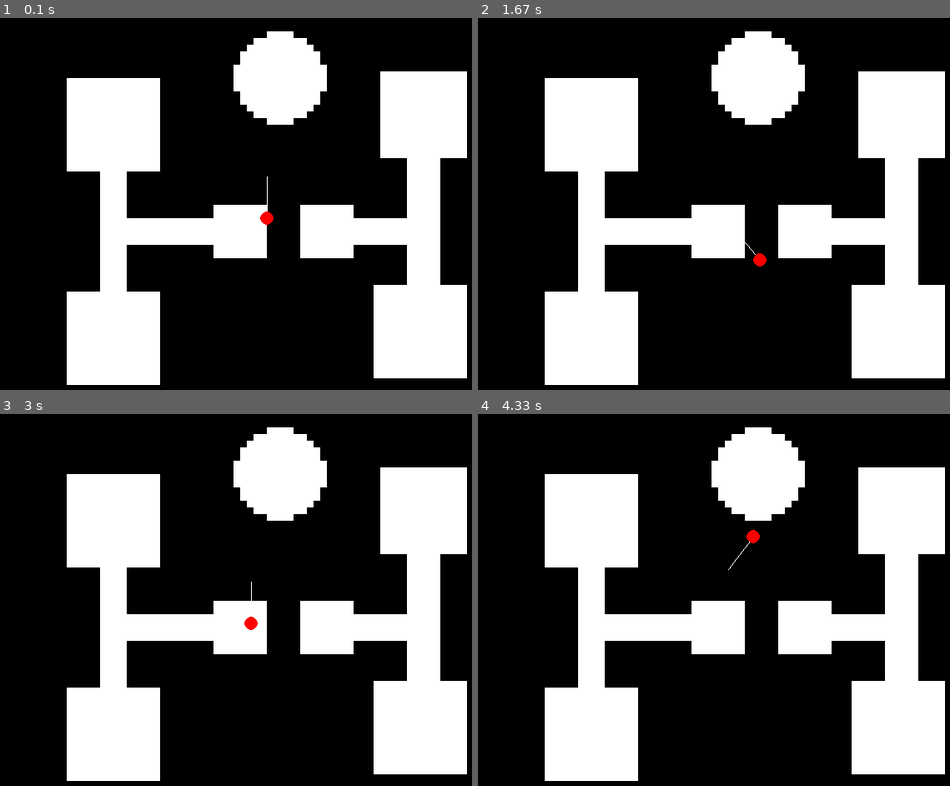
Above: before the commit, frames 1-4 (two rows, left to right).
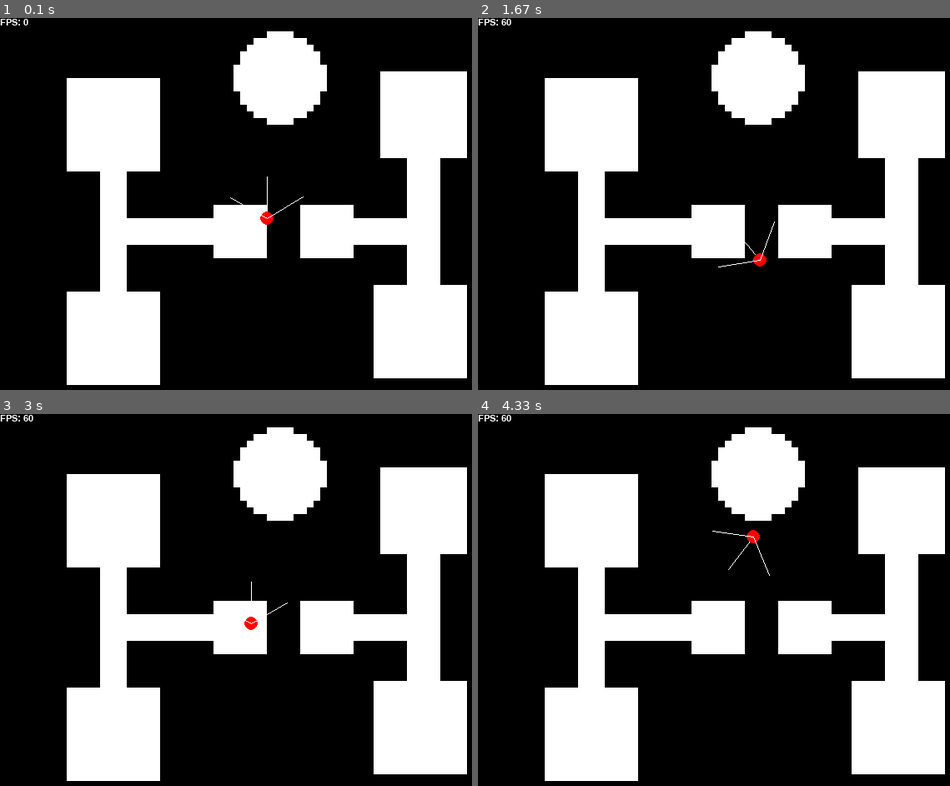
Above: after the commit, the same moments.

Repository: natyavidhan/pygame-raycaster-thingy
Game: pygame game, started from main.py
Same seed, same stepped clock (60 frames per second), same inputs: the game is played once before the commit and once after it.
Inputs:
- Up to frame 1 (0.1 s): no input
- Up to frame 2 (1.67 s): hold D 0.33-0.8 s; hold W 0.83-1.13 s; hold D 1.17-1.63 s
- Up to frame 3 (3 s): hold A 1.67-2.2 s; hold S 2.23-2.53 s; hold A 2.57-2.97 s
- Up to frame 4 (4.33 s): hold W 3-3.37 s; hold D 3.4-4.03 s; hold S from 4.07 s (still down)

The runs differ from the first frame. In frame 1, less than 0.1% of the frame differs, in the area x 0-65%, y 0-55%; in frame 2, 0.1%, in the area x 0-63%, y 0-68%; in frame 3, less than 0.1%; in frame 4, 0.1%.

Commit message:
fps and fov lines

Diff:
--- a/main.py
+++ b/main.py
@@ -1,6 +1,8 @@
 import pygame, math
 from PIL import Image
 
+pygame.init()
+pygame.font.init()
 screen = pygame.display.set_mode((640, 480))
 pygame.display.set_caption("Pygame Raycaster")
 clock = pygame.time.Clock()
@@ -16,19 +18,27 @@
         val = mapimg.getpixel((x, y))
         if val == 0:
             gameMap.append([_x, _y])
+
 class Player:
     def __init__(self, x, y):
         self.x = x
         self.y = y
         self.angle = math.pi
         self.speed = 3
-
+        self.fov = math.pi / 3
 
     def draw(self):
         pygame.draw.line(screen, (255, 255, 255), (self.x, self.y),
                         (self.x - math.sin(self.angle) * 50,
                         self.y + math.cos(self.angle) * 50), 1)
         pygame.draw.circle(screen, (255, 0, 0), (int(self.x), int(self.y)), 8)
+        # draw the field of view
+        pygame.draw.line(screen, (255, 255, 255), (self.x, self.y),
+                        (self.x - math.sin(self.angle + self.fov) * 50,
+                        self.y + math.cos(self.angle + self.fov) * 50), 1)
+        pygame.draw.line(screen, (255, 255, 255), (self.x, self.y),
+                        (self.x - math.sin(self.angle - self.fov) * 50,
+                        self.y + math.cos(self.angle - self.fov) * 50), 1)
 
 player = Player(320, 240)
 
@@ -53,6 +63,9 @@
         player.x += math.sin(player.angle) * player.speed
         player.y += -math.cos(player.angle) * player.speed
 
+    fps = f"FPS: {round(clock.get_fps())}"
+    screen.blit(pygame.font.SysFont("comicsans", 16).render(str(fps), True, (255, 255, 255)), (0, 0))
+
     player.draw()
 
     pygame.display.flip()
